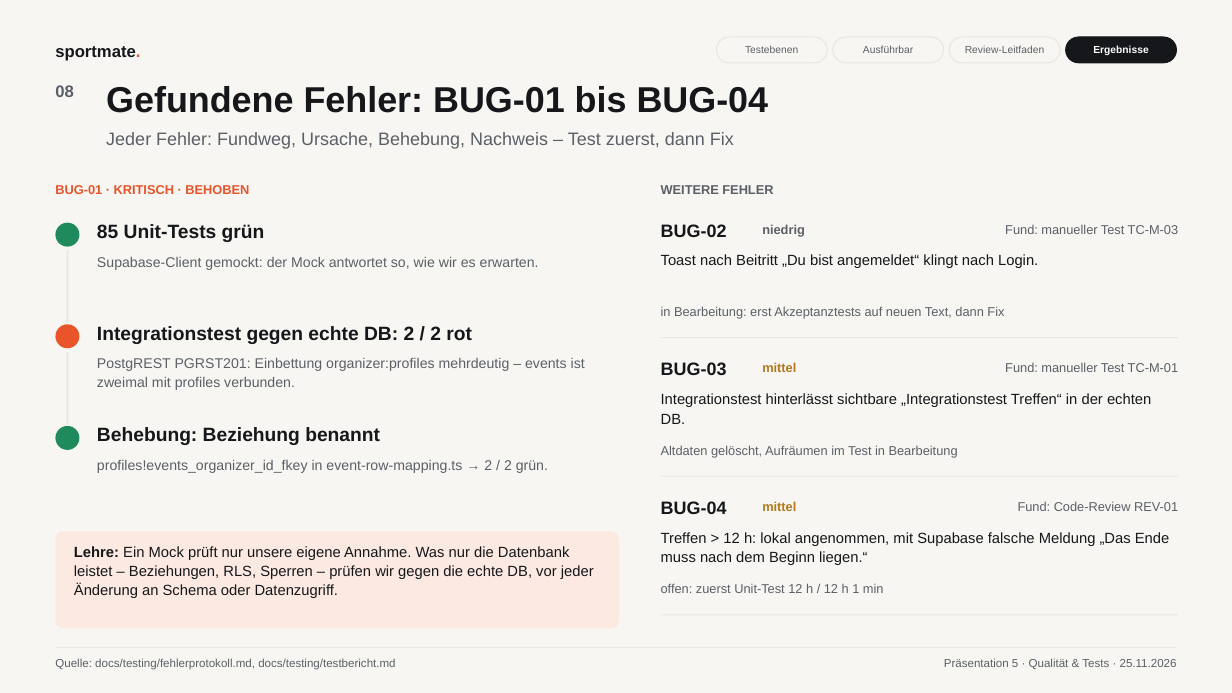
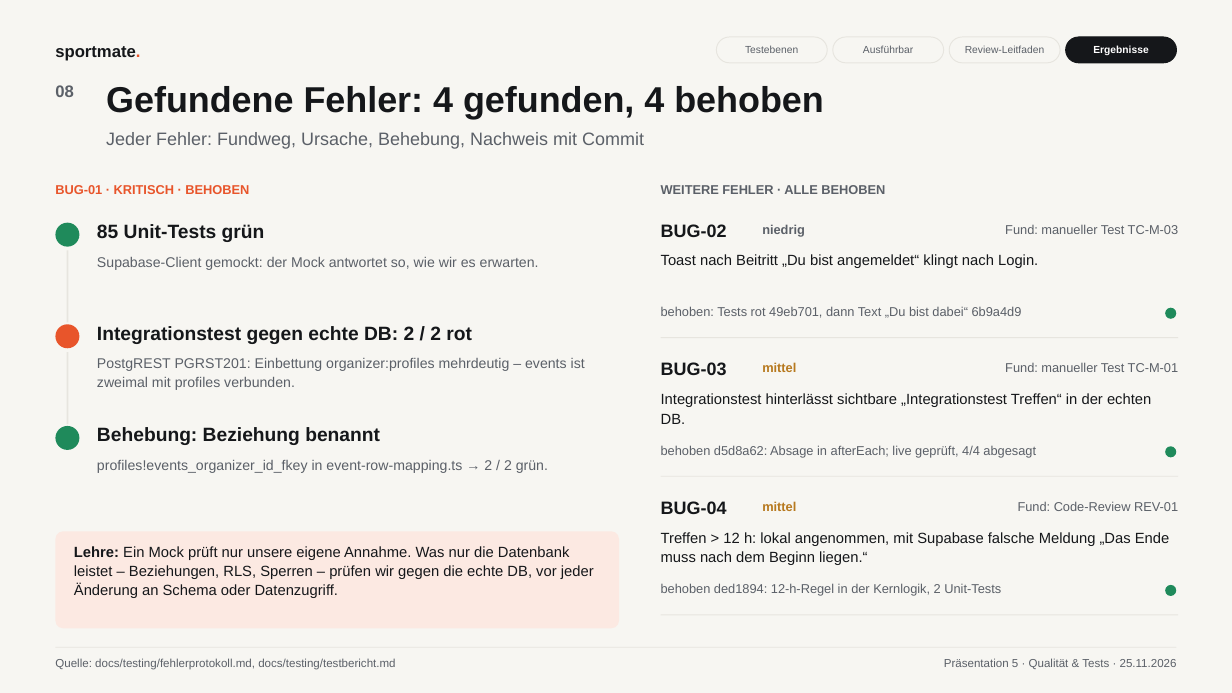
Before and after one commit to Paulo-Temme/SportMate, a slide deck: slide 8 of abgabe/praesentation-5/SportMate_P5_Qualitaet_und_Tests.pptx. Drawn at 1232x693 pixels with LibreOffice and Linux fonts; fonts in the diff are those of the drawing. Boxes give left, top, right and bottom in pixels: in the first picture for what was removed or moved away, otherwise in the second. Text is boxed around its words. In the diff, an @@ line names an element or a change of style, - is before the commit and + after.

```diff
--- a/abgabe/praesentation-5/SportMate_P5_Qualitaet_und_Tests.pptx
+++ b/abgabe/praesentation-5/SportMate_P5_Qualitaet_und_Tests.pptx
@@ text at (x1=106, y1=86, x2=823, y2=119): text changed @@
-Gefundene Fehler: BUG-01 bis BUG-04
+Gefundene Fehler: 4 gefunden, 4 behoben
@@ text at (x1=106, y1=132, x2=644, y2=149): text changed @@
-Jeder Fehler: Fundweg, Ursache, Behebung, Nachweis – Test zuerst, dann Fix
+Jeder Fehler: Fundweg, Ursache, Behebung, Nachweis mit Commit
@@ text at (x1=661, y1=185, x2=885, y2=194): text changed @@
-WEITERE FEHLER
+WEITERE FEHLER · ALLE BEHOBEN
@@ text at (x1=661, y1=306, x2=1022, y2=318): text changed @@
-in Bearbeitung: erst Akzeptanztests auf neuen Text, dann Fix
+behoben: Tests rot 49eb701, dann Text „Du bist dabei“ 6b9a4d9
@@ rounded rectangle added at (x1=1165, y1=308, x2=1177, y2=319), fill #1F8A5B @@
@@ text at (x1=661, y1=445, x2=1036, y2=457): text changed @@
-Altdaten gelöscht, Aufräumen im Test in Bearbeitung
+behoben d5d8a62: Absage in afterEach; live geprüft, 4/4 abgesagt
@@ rounded rectangle added at (x1=1165, y1=446, x2=1177, y2=457), fill #1F8A5B @@
@@ text at (x1=661, y1=583, x2=1001, y2=596): text changed @@
-offen: zuerst Unit-Test 12 h / 12 h 1 min
+behoben ded1894: 12-h-Regel in der Kernlogik, 2 Unit-Tests
@@ rounded rectangle added at (x1=1165, y1=585, x2=1177, y2=596), fill #1F8A5B @@
```
Also in this commit, not shown: 7 other slides changed, 1 other file.
